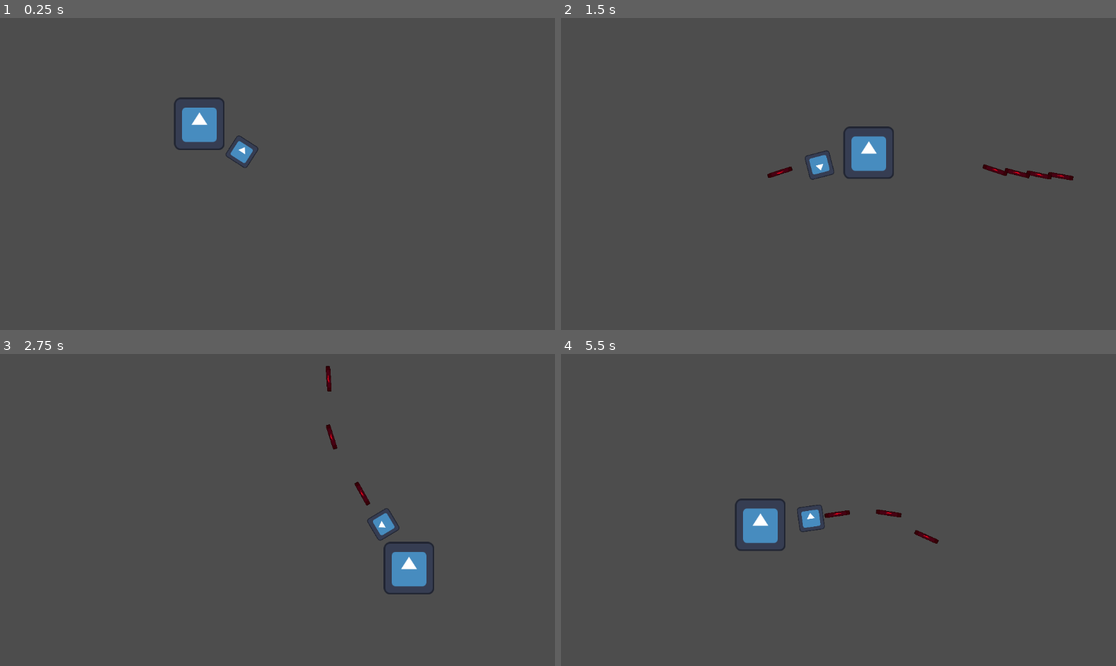
Above: before the commit, frames 1-4 (two rows, left to right).
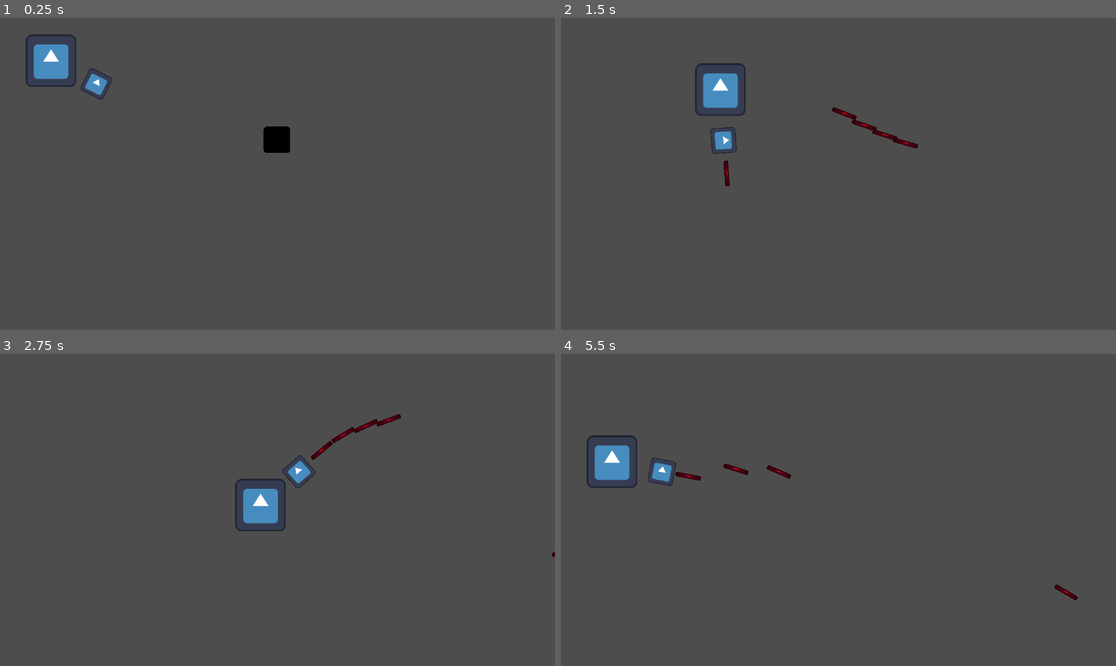
Above: after the commit, the same moments.

Repository: OskivoDev93/project_holy_water
Game: Godot game, scene res://world/scene/main.tscn
Same seed, same stepped clock (60 frames per second), same inputs: the game is played once before the commit and once after it. The engine's default icon, where the game draws it, is replaced by a stand-in: a white triangle on a blue panel in a dark square.
Inputs (mouse positions are in pixels of both pictures, inside the frame that each line leads up to):
- Up to frame 1 (0.25 s): no input
- Up to frame 2 (1.5 s): tap Enter at 0.5 s; move the mouse to (960, 158) at 0.52 s; press the mouse at (960, 158) at 0.53 s; hold D (right) 0.53-1.28 s; move the mouse to (727, 189) at 1.27 s; release the mouse at (727, 189) at 1.28 s; hold S (down) from 1.28 s (still down); click (727, 189) at 1.35 s
- Up to frame 3 (2.75 s): move the mouse to (333, 441) at 2.02 s; release S (down) at 2.03 s; press the mouse at (333, 441) at 2.03 s; hold D (right) from 2.03 s (still down)
- Up to frame 4 (5.5 s): move the mouse to (810, 572) at 2.77 s; release D (right) at 2.78 s; release the mouse at (810, 572) at 2.78 s; hold W (up) 2.78-3.53 s; click (810, 572) at 2.85 s; move the mouse to (1005, 556) at 3.52 s; press the mouse at (1005, 556) at 3.53 s; hold A (left) 3.53-5.03 s; move the mouse to (672, 463) at 4.27 s; release the mouse at (672, 463) at 4.28 s; click (672, 463) at 4.35 s; move the mouse to (866, 510) at 5.02 s; press the mouse at (866, 510) at 5.03 s; hold S (down) from 5.03 s (still down)

The runs differ from the first frame. In frame 1, 2.7% of the frame differs, in the area x 4-53%, y 5-49%; in frame 2, 3.0%, in the area x 24-93%, y 14-55%; in frame 3, 2.8%; in frame 4, 2.8%.

Commit message:
(ongoing)added enemy scene and script

Diff:
--- a/player/scene/bullet.tscn
+++ b/player/scene/bullet.tscn
@@ -8,6 +8,8 @@
 
 [node name="bullet" type="Area2D"]
 position = Vector2(29, -6)
+collision_layer = 4
+collision_mask = 8
 script = ExtResource("1_u1m25")
 metadata/_edit_group_ = true
 
@@ -23,4 +25,5 @@
 position = Vector2(1, 4.76837e-07)
 scale = Vector2(2.6625, 0.55)
 
+[connection signal="body_entered" from="." to="." method="_on_body_entered"]
 [connection signal="screen_exited" from="VisibleOnScreenNotifier2D" to="." method="_on_visible_on_screen_notifier_2d_screen_exited"]
--- a/player/scene/player.tscn
+++ b/player/scene/player.tscn
@@ -10,6 +10,7 @@
 [node name="player" type="Node2D"]
 
 [node name="CharacterBody2D" type="CharacterBody2D" parent="."]
+collision_mask = 14
 script = ExtResource("1_2xvx7")
 
 [node name="Sprite2D" type="Sprite2D" parent="CharacterBody2D"]
--- a/player/scripts/bullet.gd
+++ b/player/scripts/bullet.gd
@@ -10,3 +10,7 @@
 
 func _on_visible_on_screen_notifier_2d_screen_exited():
 	queue_free()
+
+
+func _on_body_entered(body):
+	queue_free()
--- /dev/null
+++ b/world/scene/enemies/enemy.tscn
@@ -0,0 +1,50 @@
+[gd_scene load_steps=6 format=3 uid="uid://bfpsmggml3nme"]
+
+[ext_resource type="Texture2D" uid="uid://b4txgp6wh6bjw" path="res://icon.svg" id="1_3i4q2"]
+[ext_resource type="Script" path="res://world/scripts/enemies.gd" id="1_1044u"]
+
+[sub_resource type="RectangleShape2D" id="RectangleShape2D_18ooh"]
+size = Vector2(54, 55)
+
+[sub_resource type="CircleShape2D" id="CircleShape2D_5upwr"]
+radius = 294.061
+
+[sub_resource type="RectangleShape2D" id="RectangleShape2D_u804g"]
+size = Vector2(56, 56)
+
+[node name="Enemy" type="Node2D"]
+
+[node name="CharacterBody2D" type="CharacterBody2D" parent="."]
+collision_layer = 8
+collision_mask = 5
+script = ExtResource("1_1044u")
+
+[node name="hitbox" type="Area2D" parent="CharacterBody2D"]
+collision_layer = 8
+collision_mask = 4
+
+[node name="CollisionShape2D" type="CollisionShape2D" parent="CharacterBody2D/hitbox"]
+position = Vector2(0, -1.5)
+shape = SubResource("RectangleShape2D_18ooh")
+debug_color = Color(0.984314, 0, 0.333333, 0.419608)
+
+[node name="Sprite2D" type="Sprite2D" parent="CharacterBody2D"]
+modulate = Color(0, 0, 0, 1)
+position = Vector2(-3.8147e-06, -1)
+scale = Vector2(0.429688, 0.429688)
+texture = ExtResource("1_3i4q2")
+
+[node name="detection" type="Area2D" parent="CharacterBody2D"]
+collision_layer = 8
+
+[node name="CollisionShape2D" type="CollisionShape2D" parent="CharacterBody2D/detection"]
+shape = SubResource("CircleShape2D_5upwr")
+
+[node name="CollisionShape2D" type="CollisionShape2D" parent="CharacterBody2D"]
+position = Vector2(0, -1)
+shape = SubResource("RectangleShape2D_u804g")
+debug_color = Color(0.682353, 0.686275, 0, 0.419608)
+
+[connection signal="area_entered" from="CharacterBody2D/hitbox" to="CharacterBody2D" method="_on_hitbox_area_entered"]
+[connection signal="body_entered" from="CharacterBody2D/detection" to="CharacterBody2D" method="_on_area_2d_body_entered"]
+[connection signal="body_exited" from="CharacterBody2D/detection" to="CharacterBody2D" method="_on_area_2d_body_exited"]
--- a/world/scene/main.tscn
+++ b/world/scene/main.tscn
@@ -1,12 +1,16 @@
-[gd_scene load_steps=3 format=3 uid="uid://cw6j2n4ypuc7a"]
+[gd_scene load_steps=4 format=3 uid="uid://cw6j2n4ypuc7a"]
 
 [ext_resource type="Script" path="res://world/scripts/main.gd" id="1_ftmt4"]
 [ext_resource type="PackedScene" uid="uid://b5xh1cmwkw72b" path="res://player/scene/player.tscn" id="1_kgcu5"]
+[ext_resource type="PackedScene" uid="uid://bfpsmggml3nme" path="res://world/scene/enemies/enemy.tscn" id="3_8p8bn"]
 
 [node name="main" type="Node2D"]
 script = ExtResource("1_ftmt4")
 
 [node name="player" parent="." instance=ExtResource("1_kgcu5")]
-position = Vector2(414, 220)
+position = Vector2(106, 89)
 
 [node name="bullets" type="Node2D" parent="."]
+
+[node name="Enemy" parent="." instance=ExtResource("3_8p8bn")]
+position = Vector2(575, 254)
--- /dev/null
+++ b/world/scripts/enemies.gd
@@ -0,0 +1,36 @@
+extends CharacterBody2D
+
+var speed = 100
+var player_chase = false
+var player = null
+
+var hit = false
+var bullet = null
+
+
+
+
+func _physics_process(delta):
+	if player_chase:
+		get_parent().position += (player.position - get_parent().position) /speed
+
+
+
+
+
+func _on_area_2d_body_entered(body):
+	player = body
+	player_chase = true
+
+
+
+func _on_area_2d_body_exited(body):
+	player = null
+	player_chase = false
+
+func _on_hitbox_area_entered(area):
+	hit = true
+	bullet = area
+	print("hit")
+	print(bullet)
+	queue_free()
